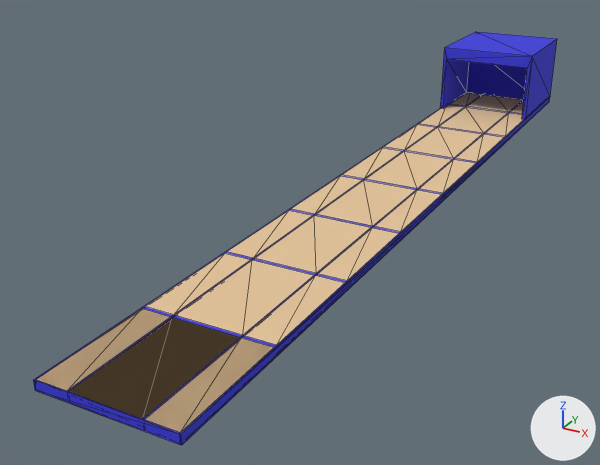
The COLLADA model src/assets/collada/bowling-alley.dae, before and after one commit.
Both versions are drawn from a 50 mm lens placed at (3.31, -2.82, 2.78), pointed at (-0.07, 3.33, -0.29). Arrows for +X, +Y and +Z are at lower right; the lights stay in place. Mesh edges are drawn as thin lines on the coarser meshes. Where no turn or scale is listed for an object, it has been applied to the vertices.

Before the edit, the objects in view are built like this:
```python
me_group_15 = bpy.data.meshes.new('group_15')
me_group_15.from_pydata(...)  # 16 vertices, 28 faces; spans x -0.01..1.039, y 0.0..1.22, z -0.24..0.5
me_group_15.materials.append(mat_material_10)  # blue #3737dd
me_group_8 = bpy.data.meshes.new('group_8')
me_group_8.from_pydata(...)  # 12 vertices, 6 faces; spans x 0.0..1.03, y 0.0..0.97, z 0.0
me_group_8.materials.append(mat_material_9)  # beige #e5c59a
me_group_9 = bpy.data.meshes.new('group_9')
me_group_9.from_pydata(...)  # 12 vertices, 6 faces; spans x 0.0..1.03, y 0.0..0.97, z 0.0
me_group_9.materials.append(mat_material_9)  # beige #e5c59a
ob_group_15 = bpy.data.objects.new('group_15', me_group_15)
ob_group_15.location = (0.011, 6.78, 0.31)
ob_group_8 = bpy.data.objects.new('group_8', me_group_8)
ob_group_8.location = (0.011, 2.01, 0.07)
ob_group_9 = bpy.data.objects.new('group_9', me_group_9)
ob_group_9.location = (0.011, 6.01, 0.07)
# also in view: 'group_12' at (0.53, 1.5, 0.07); 'group_5' at (1.05, 4.0, 0.04); 'group_1' at (0.53, 0.01, 0.04); 'group_11' at (0.53, 5.5, 0.07); 'group_6' at (0.53, 7.5, 0.07)
```
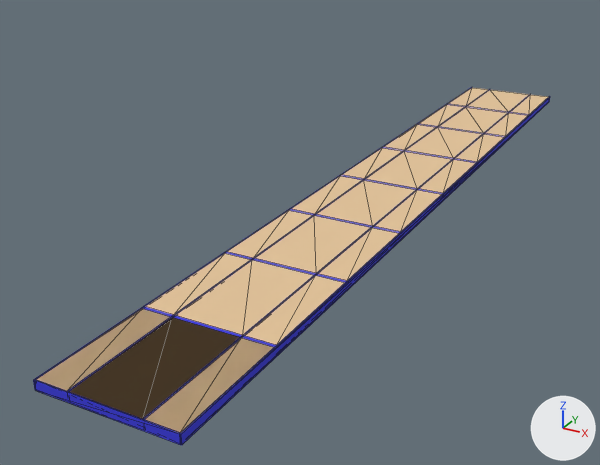
The change, as a diff of the scene's bpy script:
```diff
--- a/src/assets/collada/bowling-alley.dae.py
+++ b/src/assets/collada/bowling-alley.dae.py
@@ ob_group_15 @@
-ob_group_15 = bpy.data.objects.new('group_15', me_group_15)
-ob_group_15.location = (0.011, 6.78, 0.31)
```

Changed parts and their boxes [x1, y1, x2, y2] in the pictures (600 x 465 px):
'group_15', deleted (blue)
    before: [440, 31, 557, 119]
